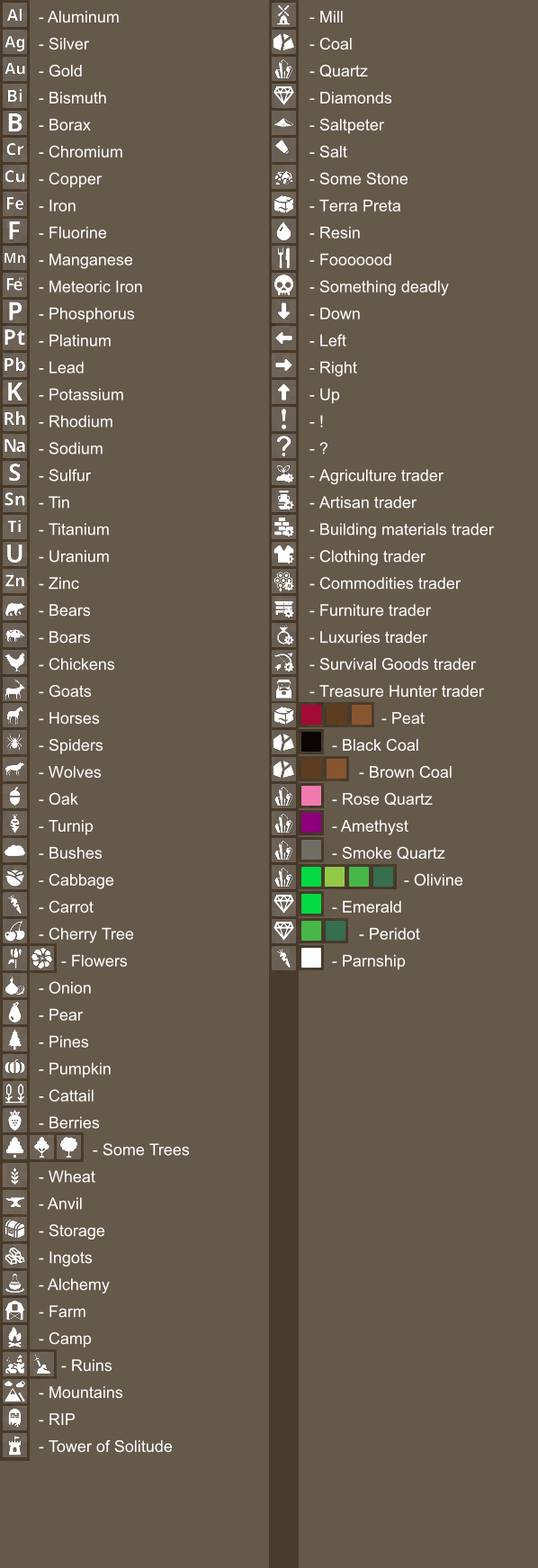
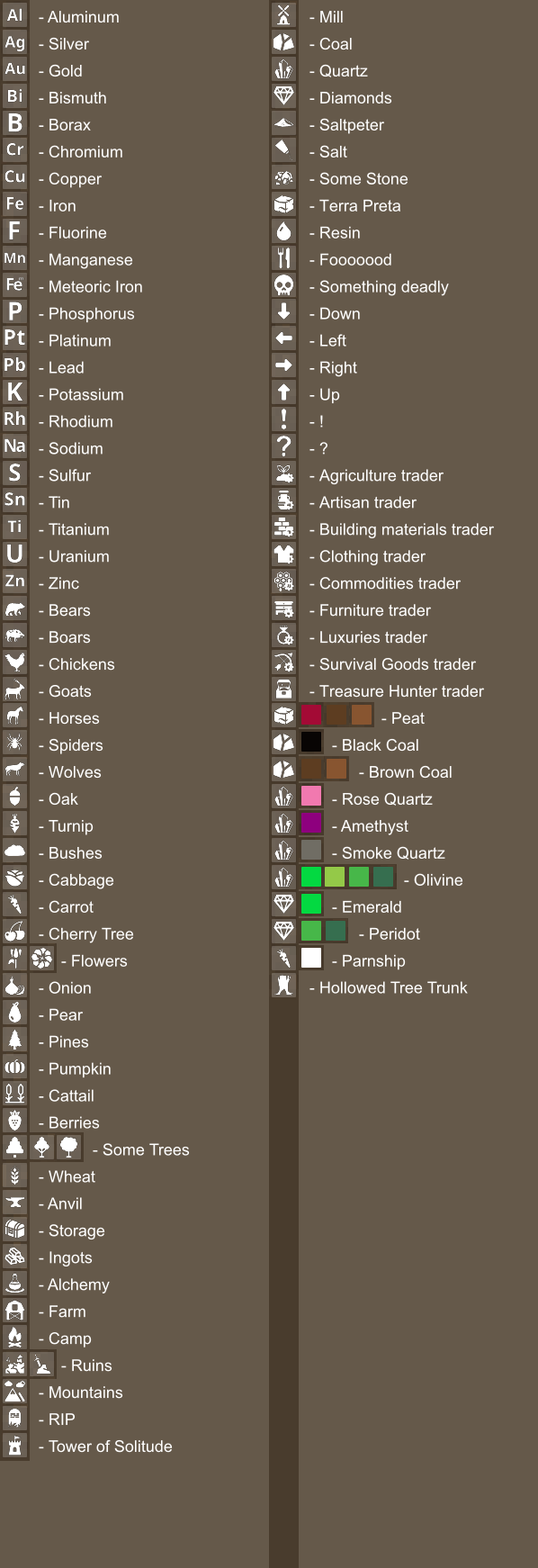
Two versions of the same layered image (538×1568). Layer-by-layer changes:
added layer "Paint Layer 2 (pasted)" above "Column 2 Labels" over [269, 970, 346, 998]
painted on "Column 1 BG Merged" (3rd of 3) over [81, 68, 469, 998]
painted on "Colors" over [269, 970, 469, 998]
painted on "Paint Layer 1" over [81, 68, 469, 998]
